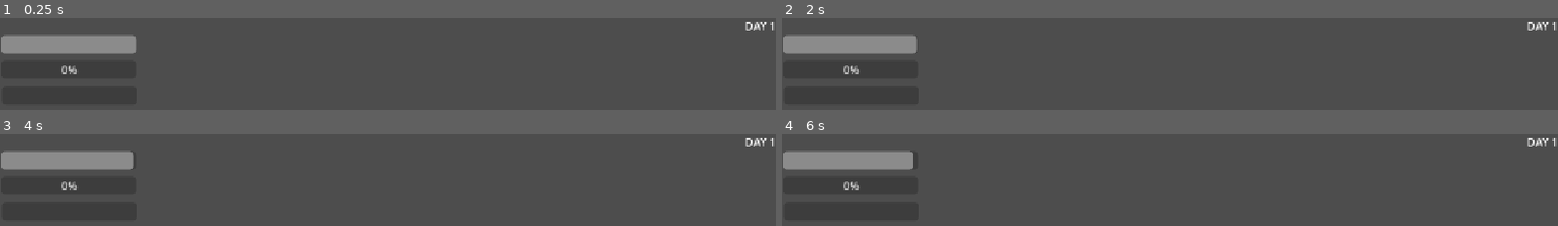
Above: before the commit, frames 1-4 (two rows, left to right).
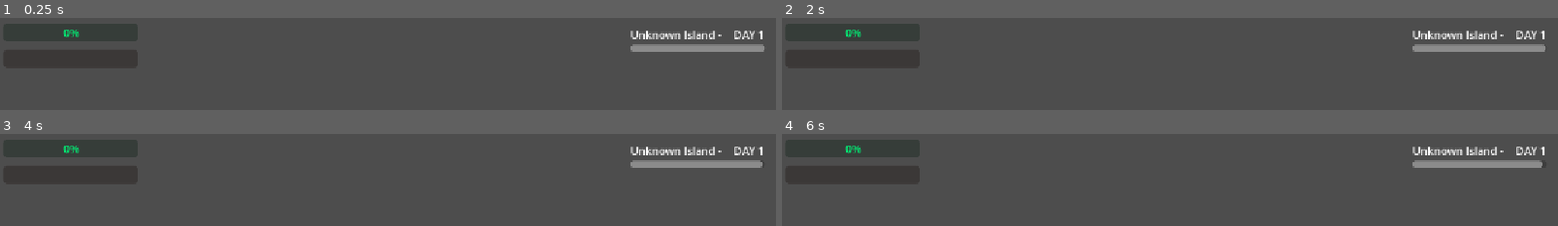
Above: after the commit, the same moments.

Repository: Spinatlasagnyey/KeepCookingAndNobodyExplodes
Game: Godot game, scene res://leo/scenes/ui.tscn
Two runs of this game, one before a commit and one after it. Both use one fixed random seed, a clock stepped at 60 frames per second and the inputs below. This scene is started directly instead of the project's main scene.
Inputs (mouse positions are in pixels of both pictures, inside the frame that each line leads up to):
- Up to frame 1 (0.25 s): no input
- Up to frame 2 (2 s): tap Enter (ui_accept) at 0.5, 0.77, 1.25, 1.52 s; move the mouse to (outside the picture) at 0.52 s; hold E (rotate_right) 0.53-1.28 s; hold F (interact) 0.53-1.28 s; click (outside the picture) at 0.67 s; move the mouse to (outside the picture) at 1.27 s; hold Q (rotate_left) from 1.28 s (still down); tap F (interact) at 1.35 s
- Up to frame 3 (4 s): tap Enter (ui_accept) at 2, 2.75, 3.02, 3.5, 3.77 s; move the mouse to (outside the picture) at 2.02 s; release Q (rotate_left) at 2.03 s; hold F (interact) 2.03-2.78 s; hold E (rotate_right) 2.03-3.53 s; move the mouse to (outside the picture) at 2.77 s; tap F (interact) at 2.85 s; click (outside the picture) at 2.92 s; move the mouse to (outside the picture) at 3.52 s; hold Q (rotate_left) from 3.53 s (still down); hold F (interact) from 3.53 s (still down)
- Up to frame 4 (6 s): tap Enter (ui_accept) at 4.25, 4.52 s; move the mouse to (outside the picture) at 4.27 s; release F (interact) at 4.28 s; tap F (interact) at 4.35, 5.85 s; move the mouse to (outside the picture) at 5.02 s; hold F (interact) 5.03-5.78 s; click (outside the picture) at 5.17 s; move the mouse to (outside the picture) at 5.77 s; release Q (rotate_left) at 5.78 s; hold E (rotate_right) from 5.78 s (still down)

The runs differ from the first frame. In frame 1, 6.3% of the frame differs, in the area x 0-100%, y 4-62%; in frame 2, 6.3%; in frame 3, 6.2%; in frame 4, 6.1%.

Commit message:
update ui

Diff:
--- a/leo/scenes/ui.tscn
+++ b/leo/scenes/ui.tscn
@@ -13,30 +13,36 @@
 
 [node name="TimerProgressBar" type="ProgressBar" parent="." unique_id=947587432]
 unique_name_in_owner = true
-layout_mode = 0
-offset_left = 2.0
-offset_top = 26.0
-offset_right = 202.0
-offset_bottom = 53.0
+layout_mode = 1
+anchors_preset = 1
+anchor_left = 1.0
+anchor_right = 1.0
+offset_left = -216.0
+offset_top = 40.0
+offset_right = -16.0
+offset_bottom = 50.0
+grow_horizontal = 0
 value = 28.3
 show_percentage = false
 
 [node name="PoisonProgressBar" type="ProgressBar" parent="." unique_id=653448652]
 unique_name_in_owner = true
+modulate = Color(0, 1, 0.48333335, 1)
 layout_mode = 0
-offset_left = 2.0
-offset_top = 63.0
-offset_right = 202.0
-offset_bottom = 90.0
+offset_left = 5.0
+offset_top = 8.0
+offset_right = 205.0
+offset_bottom = 35.0
 value = 43.95
 
 [node name="HungerProgressBar" type="ProgressBar" parent="." unique_id=96611631]
 unique_name_in_owner = true
+modulate = Color(0.76919943, 0.30236173, 0.22184601, 1)
 layout_mode = 0
-offset_left = 3.0
-offset_top = 102.0
-offset_right = 203.0
-offset_bottom = 129.0
+offset_left = 5.0
+offset_top = 47.0
+offset_right = 205.0
+offset_bottom = 74.0
 max_value = 5.0
 step = 1.0
 show_percentage = false
@@ -61,8 +67,23 @@
 anchors_preset = 1
 anchor_left = 1.0
 anchor_right = 1.0
-offset_left = -40.0
-offset_bottom = 23.0
+offset_left = -72.0
+offset_top = 13.0
+offset_right = -17.0
+offset_bottom = 36.0
 grow_horizontal = 0
 text = "DAY 99"
 horizontal_alignment = 2
+
+[node name="Day2" type="Label" parent="." unique_id=1405859653]
+unique_name_in_owner = true
+layout_mode = 1
+anchors_preset = 1
+anchor_left = 1.0
+anchor_right = 1.0
+offset_left = -216.0
+offset_top = 13.0
+offset_right = -81.0
+offset_bottom = 36.0
+grow_horizontal = 0
+text = "Unknown Island -"
